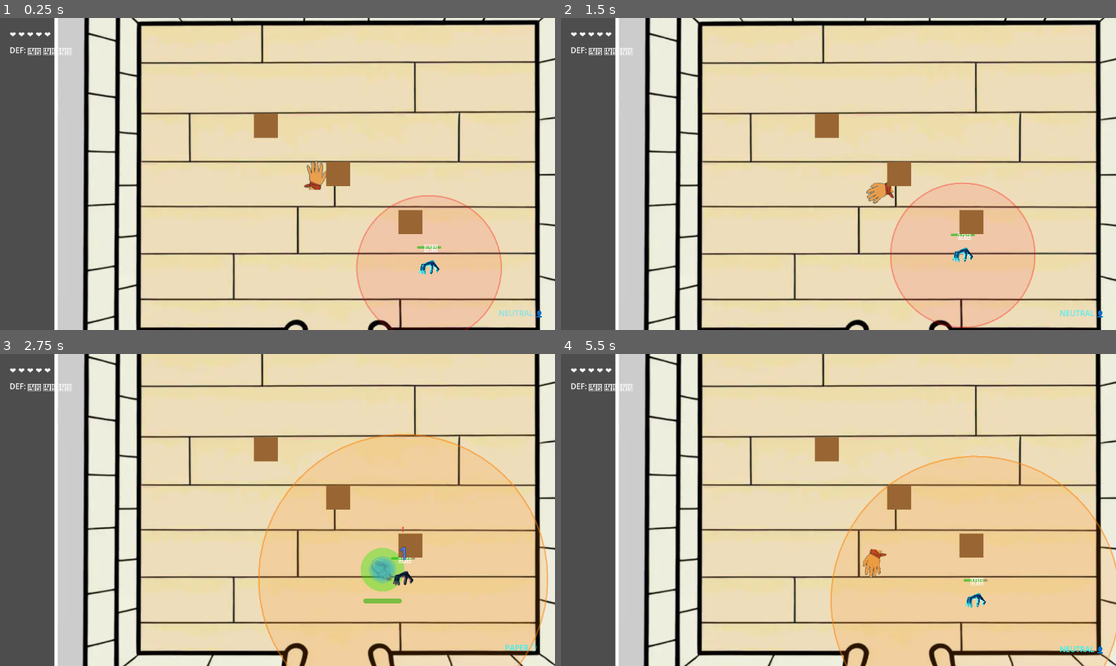
Above: before the commit, frames 1-4 (two rows, left to right).
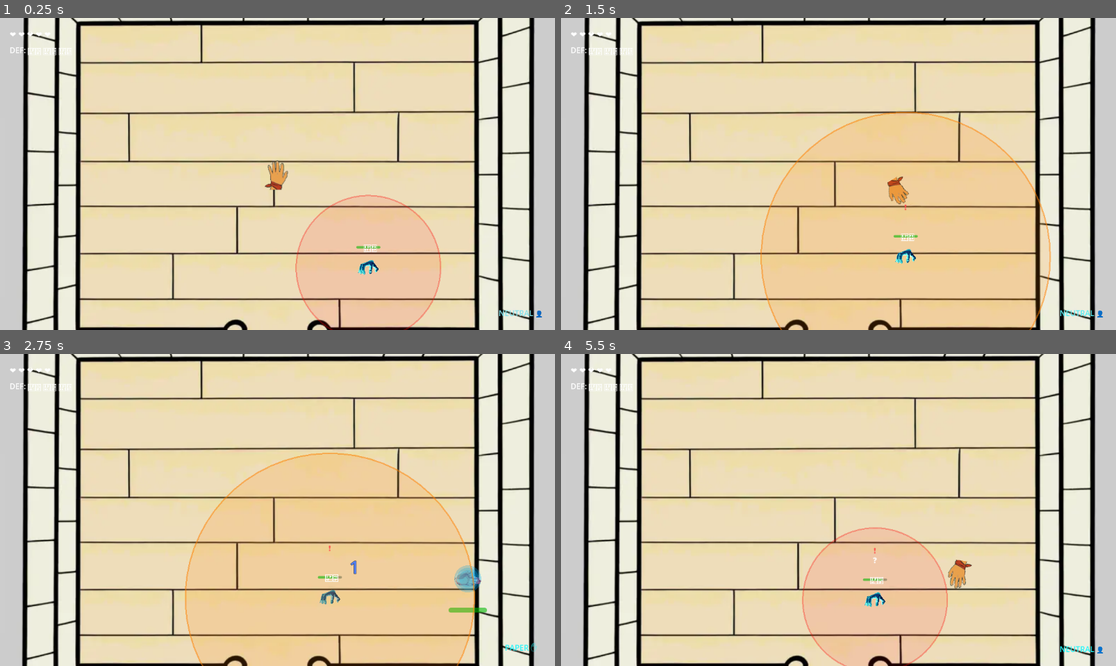
Above: after the commit, the same moments.

Repository: LouisZCode/rogue_hands_action_v1
Game: Godot game, scene res://scenes/main.tscn
The game is run twice, just before and just after one commit, with the same random seed, the same clock (stepped at 60 frames per second) and the same inputs.
Inputs:
- Up to frame 1 (0.25 s): no input
- Up to frame 2 (1.5 s): hold Right (move_right) 0.53-1.28 s; tap Space (attack) at 0.6, 1.35 s; hold Down (move_down) from 1.28 s (still down)
- Up to frame 3 (2.75 s): release Down (move_down) at 2.03 s; hold Right (move_right) from 2.03 s (still down); hold S (gesture_paper) from 2.03 s (still down); tap Space (attack) at 2.3 s
- Up to frame 4 (5.5 s): release Right (move_right) at 2.78 s; release S (gesture_paper) at 2.78 s; hold Up (move_up) 2.78-3.53 s; tap A (gesture_rock) at 2.85 s; tap Space (attack) at 3.05, 3.8, 4.35, 5.1 s; hold D (gesture_scissors) 3.53-4.28 s; hold Left (move_left) 3.53-5.03 s; hold Down (move_down) from 5.03 s (still down)

The runs differ from the first frame. In frame 1, 46% of the frame differs, in the area x 0-100%, y 0-100%; in frame 2, 59%; in frame 3, 59%; in frame 4, 60%.

Commit message:
Add of a dash line to visualize it

Diff:
--- /dev/null
+++ b/Scripts/DashPreview.gd
@@ -0,0 +1,65 @@
+extends Line2D
+class_name DashPreview
+
+# Dash trajectory visualization for both player and enemy
+@export var dash_line_color: Color = Color.BLUE
+@export var dash_line_width: float = 40.0
+@export var dash_line_alpha: float = 0.5
+
+# Configuration
+var dash_speed: float = 600.0
+var dash_duration: float = 0.6
+var max_dash_distance: float = 360.0  # dash_speed * dash_duration
+
+func _ready():
+	# Configure line appearance
+	default_color = dash_line_color
+	width = dash_line_width
+	default_color.a = dash_line_alpha
+
+	# Ensure line renders above sprites
+	z_index = 10
+
+	# Hide by default
+	visible = false
+
+func show_simple_dash_line(relative_end: Vector2):
+	# Simple line from character center (0,0) to relative end position
+	# Since Line2D is child of character, (0,0) is character center
+	clear_points()
+	add_point(Vector2.ZERO)  # Start at character center
+	add_point(relative_end)  # End at relative position from character
+	visible = true
+
+# Legacy function for backward compatibility
+func show_dash_trajectory(start_pos: Vector2, direction: Vector2, speed: float, duration: float):
+	var dash_distance = speed * duration
+	var relative_end = direction.normalized() * dash_distance
+	show_simple_dash_line(relative_end)
+
+func hide_dash_trajectory():
+	visible = false
+	clear_points()
+
+func clamp_to_level_bounds(pos: Vector2) -> Vector2:
+	# Basic level boundary clamping (adjust based on your level size)
+	var level_bounds = Rect2(-400, -300, 800, 600)  # Approximate main scene bounds
+	return Vector2(
+		clamp(pos.x, level_bounds.position.x + 25, level_bounds.position.x + level_bounds.size.x - 25),
+		clamp(pos.y, level_bounds.position.y + 25, level_bounds.position.y + level_bounds.size.y - 25)
+	)
+
+func set_line_color(color: Color):
+	dash_line_color = color
+	default_color = color
+	default_color.a = dash_line_alpha
+
+func set_enemy_style():
+	# Red line for enemy trajectories
+	set_line_color(Color.RED)
+
+func set_player_style():
+	# Blue line for player trajectories
+	set_line_color(Color.CYAN)
+
+# Simplified - use direct character positions
--- a/Scripts/Enemy.gd
+++ b/Scripts/Enemy.gd
@@ -4,9 +4,9 @@
 # AI and movement variables
 @export var speed: float = 100.0
 @export var detection_range: float = 150.0
-@export var attack_range: float = 50.0
+@export var attack_range: float = 100.0  # Doubled for increased tactical space
 @export var dash_speed: float = 300.0  # Half of player dash speed
-@export var dash_duration: float = 0.3
+@export var dash_duration: float = 0.6  # Doubled for increased dash distance
 
 # Debug/Testing variables
 @export var debug_rock_only: bool = true  # For combat testing - enemy only uses Rock
@@ -40,7 +40,7 @@
 var last_player_stance: Player.Stance = Player.Stance.NEUTRAL
 var stance_change_cooldown: float = 0.5
 var stance_change_timer: float = 0.0
-var stance_to_dash_delay: float = 2.0  # 2 second delay after stance change
+var stance_to_dash_delay: float = 1.0  # 1 second delay after stance change (reduced for testing)
 var stance_to_dash_timer: float = 0.0
 var target_attack_position: Vector2  # Store player position when stance is selected
 
@@ -86,6 +86,7 @@
 @onready var attack_area: Area2D = $AttackArea
 @onready var audio_player: AudioStreamPlayer2D = $AudioPlayer
 @onready var attack_timer_bar: ProgressBar = $AttackTimerBar
+@onready var dash_preview: DashPreview = $DashPreview
 
 # Audio management
 var audio_manager: AudioManager
@@ -118,6 +119,10 @@
 func _ready():
 	# Initialize audio manager
 	audio_manager = AudioManager.new()
+
+	# Initialize dash preview for enemy
+	if dash_preview:
+		dash_preview.set_enemy_style()
 
 	update_visual()
 	detection_area.body_entered.connect(_on_detection_area_body_entered)
@@ -244,6 +249,8 @@
 				current_state = AIState.ATTACKING
 
 		AIState.ATTACKING:
+			# Show dash trajectory to target position
+			update_enemy_dash_preview()
 			# Once in attacking state, commit to the attack regardless of player position
 			if current_stance != Stance.NEUTRAL:
 				# Only attack after 2-second delay and cooldown is ready
@@ -255,8 +262,14 @@
 				# Hide attack timer when exiting attacking state
 				if attack_timer_bar:
 					attack_timer_bar.visible = false
+				# Hide dash preview when exiting attacking state
+				if dash_preview:
+					dash_preview.hide_dash_trajectory()
 
 		AIState.RETREATING:
+			# Hide dash preview when retreating
+			if dash_preview:
+				dash_preview.hide_dash_trajectory()
 			# Move away and return to neutral
 			if player_ref:
 				retreat_from_player()
@@ -381,12 +394,14 @@
 		# Store the player's position at the moment of stance selection
 		target_attack_position = player_ref.global_position
 
+		print("ENEMY: Stance selection - Enemy position: ", global_position, " - Target position: ", target_attack_position)
+
 		# Debug mode: Always use Rock for testing
 		if debug_rock_only:
 			current_stance = Stance.ROCK
 			update_visual()
-			print("Enemy selected ROCK (debug mode) vs player's ", Player.Stance.keys()[player_stance])
-			print("Target locked at position: ", target_attack_position)
+			print("ENEMY: Selected ROCK (debug mode) vs player's ", Player.Stance.keys()[player_stance])
+			print("ENEMY: Attack trajectory from ", global_position, " to ", target_attack_position)
 			return
 
 		# Strategic stance selection based on rock-paper-scissors (disabled in debug mode)
@@ -996,6 +1011,23 @@
 			current_stance = Stance.NEUTRAL
 			update_visual()
 
+func update_enemy_dash_preview():
+	# Show simple trajectory line from enemy position to target when attacking
+	if not dash_preview:
+		return
+
+	# Show trajectory only in ATTACKING state with a stance selected
+	if current_state == AIState.ATTACKING and current_stance != Stance.NEUTRAL and player_ref:
+		# Calculate relative position from enemy to target
+		var relative_target = target_attack_position - global_position
+		dash_preview.show_simple_dash_line(relative_target)
+		# Debug: Show exact positions
+		if stance_to_dash_timer > stance_to_dash_delay * 0.8:  # Only print early in attack phase
+			print("ENEMY: Dash line relative vector: ", relative_target, " (from ", global_position, " to ", target_attack_position, ")")
+	else:
+		# Hide trajectory if not in attacking state
+		dash_preview.hide_dash_trajectory()
+
 func add_immunity_visual_feedback():
 	# Create flickering effect during immunity frames
 	if is_immune:
--- a/Scripts/Player.gd
+++ b/Scripts/Player.gd
@@ -4,7 +4,7 @@
 # Movement variables
 @export var speed: float = 200.0
 @export var dash_speed: float = 600.0
-@export var dash_duration: float = 0.3
+@export var dash_duration: float = 0.6  # Doubled for increased dash distance
 
 # Movement interpolation
 @export var acceleration: float = 800.0  # Units per second squared (4x speed for responsive feel)
@@ -84,6 +84,7 @@
 @onready var parry_circle: ParryCircle = $ParryCircle
 @onready var defense_circles: DefenseCircles = $DefenseCircles
 @onready var attack_cooldown_bar: ProgressBar = $AttackCooldownBar
+@onready var dash_preview: DashPreview = $DashPreview
 
 # Audio management
 var audio_manager: AudioManager
@@ -94,7 +95,7 @@
 var shake_intensity: float = 0.0
 var shake_timer: float = 0.0
 var base_camera_position: Vector2
-@onready var camera: Camera2D = $Camera2D
+var scene_camera: Camera2D = null
 
 # Stance colors and symbols
 var stance_colors = {
@@ -120,6 +121,16 @@
 func _ready():
 	# Add to player group for easy access by enemies
 	add_to_group("player")
+
+	# Find the scene camera
+	scene_camera = get_tree().get_first_node_in_group("scene_camera")
+	if not scene_camera:
+		# Fallback: search for Camera2D in scene root
+		var scene_root = get_tree().current_scene
+		scene_camera = scene_root.find_child("Camera2D", true, false)
+
+	if scene_camera:
+		base_camera_position = scene_camera.position
 
 	update_stance_visual()
 	attack_area.body_entered.connect(_on_attack_area_body_entered)
@@ -132,8 +143,9 @@
 	rotation_tween.kill()  # Stop it initially
 	# Initialize audio manager
 	audio_manager = AudioManager.new()
-	# Initialize camera shake system
-	base_camera_position = camera.position
+	# Initialize dash preview
+	if dash_preview:
+		dash_preview.set_player_style()
 	# Initialize parry circle as hidden
 	if parry_circle:
 		parry_circle.hide_parry_circle()
@@ -148,6 +160,7 @@
 func _physics_process(delta):
 	handle_movement(delta)
 	handle_input()
+	update_dash_preview()
 	update_animation_state(delta)
 	update_screen_shake(delta)
 	update_parry_window(delta)
@@ -358,11 +371,13 @@
 			randf_range(-shake_strength, shake_strength)
 		)
 
-		# Apply shake to camera
-		camera.position = base_camera_position + shake_offset
+		# Apply shake to scene camera
+		if scene_camera:
+			scene_camera.position = base_camera_position + shake_offset
 	else:
 		# Return camera to base position when shake ends
-		camera.position = base_camera_position
+		if scene_camera:
+			scene_camera.position = base_camera_position
 
 enum DamageCategory { NONE, LIGHT, NORMAL, HEAVY }
 
@@ -496,12 +511,12 @@
 		else:
 			# Use last known movement direction when idle
 			entering_stance_direction = last_movement_direction
-		print("Entering stance - preserving direction: ", entering_stance_direction)
+		print("PLAYER: Entering stance ", Stance.keys()[new_stance], " - Position: ", global_position, " - Direction: ", entering_stance_direction)
 
 	# Exiting stance back to neutral - restore preserved direction
 	elif old_stance != Stance.NEUTRAL and new_stance == Stance.NEUTRAL:
 		# Don't immediately restore here - let update_stance_visual handle it
-		print("Exiting stance - will restore direction: ", entering_stance_direction)
+		print("PLAYER: Exiting stance - Position: ", global_position, " - Restored direction: ", entering_stance_direction)
 
 func update_stance_visual():
 	# Update animation and scale based on stance
@@ -892,6 +907,40 @@
 	if audio_manager and walking_audio:
 		audio_manager.play_perfect_parry_sfx(walking_audio)
 
+func update_dash_preview():
+	# Show simple dash line when in combat stance and ready to attack
+	if not dash_preview:
+		return
+
+	# Only show dash preview if in combat stance, not stunned, not dashing, and cooldown ready
+	if current_stance != Stance.NEUTRAL and not is_stunned and not is_dashing and attack_cooldown_timer <= 0:
+		# Check if holding direction keys to determine if player wants to attack
+		var input_direction = Vector2.ZERO
+		if Input.is_action_pressed("move_up"):
+			input_direction += Vector2.UP
+		if Input.is_action_pressed("move_down"):
+			input_direction += Vector2.DOWN
+		if Input.is_action_pressed("move_left"):
+			input_direction += Vector2.LEFT
+		if Input.is_action_pressed("move_right"):
+			input_direction += Vector2.RIGHT
+
+		var aim_direction: Vector2
+		if input_direction.length() > 0:
+			# Use the input direction for aim line (player is actively aiming)
+			aim_direction = input_direction
+		else:
+			# Show aim line in the direction player is currently facing (entering_stance_direction)
+			aim_direction = Vector2.from_angle(deg_to_rad(entering_stance_direction))
+
+		# Calculate relative end position and show simple line
+		var dash_distance = dash_speed * dash_duration  # 600 * 0.6 = 360 pixels
+		var relative_end = aim_direction.normalized() * dash_distance
+		dash_preview.show_simple_dash_line(relative_end)
+	else:
+		# Hide trajectory if not in combat stance or conditions not met
+		dash_preview.hide_dash_trajectory()
+
 func update_attack_cooldown_bar_visibility():
 	# Show attack cooldown bar while charging until it's full
 	if attack_cooldown_bar:
--- a/scenes/Enemy.tscn
+++ b/scenes/Enemy.tscn
@@ -2,6 +2,7 @@
 
 [ext_resource type="Script" uid="uid://djl7o4er2fb6w" path="res://Scripts/Enemy.gd" id="1_enemy_script"]
 [ext_resource type="Texture2D" uid="uid://bvb645moajooq" path="res://assets/test_sprites/idle_enemy.png" id="2_idle_sprite"]
+[ext_resource type="Script" path="res://Scripts/DashPreview.gd" id="3_dash_preview_script"]
 
 [sub_resource type="RectangleShape2D" id="RectangleShape2D_1"]
 size = Vector2(26, 21)
@@ -135,5 +136,9 @@
 max_value = 1.0
 show_percentage = false
 
+[node name="DashPreview" type="Line2D" parent="."]
+z_index = 10
+script = ExtResource("3_dash_preview_script")
+
 [node name="AudioPlayer" type="AudioStreamPlayer2D" parent="."]
 volume_db = -5.0
--- a/scenes/Player.tscn
+++ b/scenes/Player.tscn
@@ -8,6 +8,7 @@
 [ext_resource type="Texture2D" uid="uid://bq1lqhmsxtyx3" path="res://assets/test_sprites/scissor_player.png" id="6_scissor_sprite"]
 [ext_resource type="Script" path="res://Scripts/ParryCircle.gd" id="7_parry_script"]
 [ext_resource type="Script" path="res://Scripts/DefenseCircles.gd" id="8_defense_script"]
+[ext_resource type="Script" path="res://Scripts/DashPreview.gd" id="9_dash_preview_script"]
 
 [sub_resource type="AtlasTexture" id="AtlasTexture_70d11"]
 atlas = ExtResource("3_walk_spritesheet")
@@ -199,6 +200,10 @@
 max_value = 1.0
 show_percentage = false
 
+[node name="DashPreview" type="Line2D" parent="."]
+z_index = 10
+script = ExtResource("9_dash_preview_script")
+
 [node name="Camera2D" type="Camera2D" parent="."]
 limit_left = -450
 limit_top = -350
--- a/scenes/main.tscn
+++ b/scenes/main.tscn
@@ -10,9 +10,6 @@
 
 [sub_resource type="RectangleShape2D" id="RectangleShape2D_1"]
 size = Vector2(20, 600)
-
-[sub_resource type="RectangleShape2D" id="RectangleShape2D_3"]
-size = Vector2(50, 50)
 
 [node name="Main" type="Node2D"]
 
@@ -28,6 +25,8 @@
 color = Color(0.2, 0.3, 0.5, 1)
 
 [node name="GameLayer" type="Node2D" parent="."]
+
+[node name="Camera2D" type="Camera2D" parent="GameLayer"]
 
 [node name="Player" parent="GameLayer" instance=ExtResource("1_player")]
 
@@ -53,59 +52,6 @@
 shape = SubResource("RectangleShape2D_1")
 
 [node name="Obstacles" type="Node2D" parent="GameLayer"]
-
-[node name="Obstacle1" type="StaticBody2D" parent="GameLayer/Obstacles"]
-position = Vector2(-150, -100)
-
-[node name="CollisionShape2D" type="CollisionShape2D" parent="GameLayer/Obstacles/Obstacle1"]
-shape = SubResource("RectangleShape2D_3")
-
-[node name="Sprite2D" type="ColorRect" parent="GameLayer/Obstacles/Obstacle1"]
-anchors_preset = 8
-anchor_left = 0.5
-anchor_top = 0.5
-anchor_right = 0.5
-anchor_bottom = 0.5
-offset_left = -25.0
-offset_top = -25.0
-offset_right = 25.0
-offset_bottom = 25.0
-color = Color(0.6, 0.4, 0.2, 1)
-
-[node name="Obstacle2" type="StaticBody2D" parent="GameLayer/Obstacles"]
-position = Vector2(150, 100)
-
-[node name="CollisionShape2D" type="CollisionShape2D" parent="GameLayer/Obstacles/Obstacle2"]
-shape = SubResource("RectangleShape2D_3")
-
-[node name="Sprite2D" type="ColorRect" parent="GameLayer/Obstacles/Obstacle2"]
-anchors_preset = 8
-anchor_left = 0.5
-anchor_top = 0.5
-anchor_right = 0.5
-anchor_bottom = 0.5
-offset_left = -25.0
-offset_top = -25.0
-offset_right = 25.0
-offset_bottom = 25.0
-color = Color(0.6, 0.4, 0.2, 1)
-
-[node name="Obstacle3" type="StaticBody2D" parent="GameLayer/Obstacles"]
-
-[node name="CollisionShape2D" type="CollisionShape2D" parent="GameLayer/Obstacles/Obstacle3"]
-shape = SubResource("RectangleShape2D_3")
-
-[node name="Sprite2D" type="ColorRect" parent="GameLayer/Obstacles/Obstacle3"]
-anchors_preset = 8
-anchor_left = 0.5
-anchor_top = 0.5
-anchor_right = 0.5
-anchor_bottom = 0.5
-offset_left = -25.0
-offset_top = -25.0
-offset_right = 25.0
-offset_bottom = 25.0
-color = Color(0.6, 0.4, 0.2, 1)
 
 [node name="UILayer" type="CanvasLayer" parent="."]
 
Not shown, added: Scripts/DashPreview.gd.uid
Not shown: 1 places in scenes/main.tscn that only renumber resources
